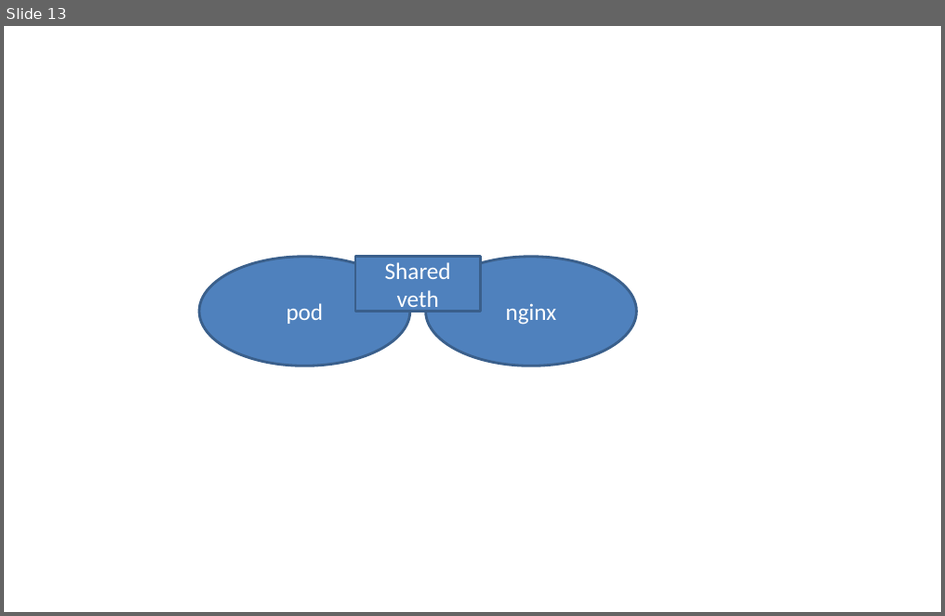
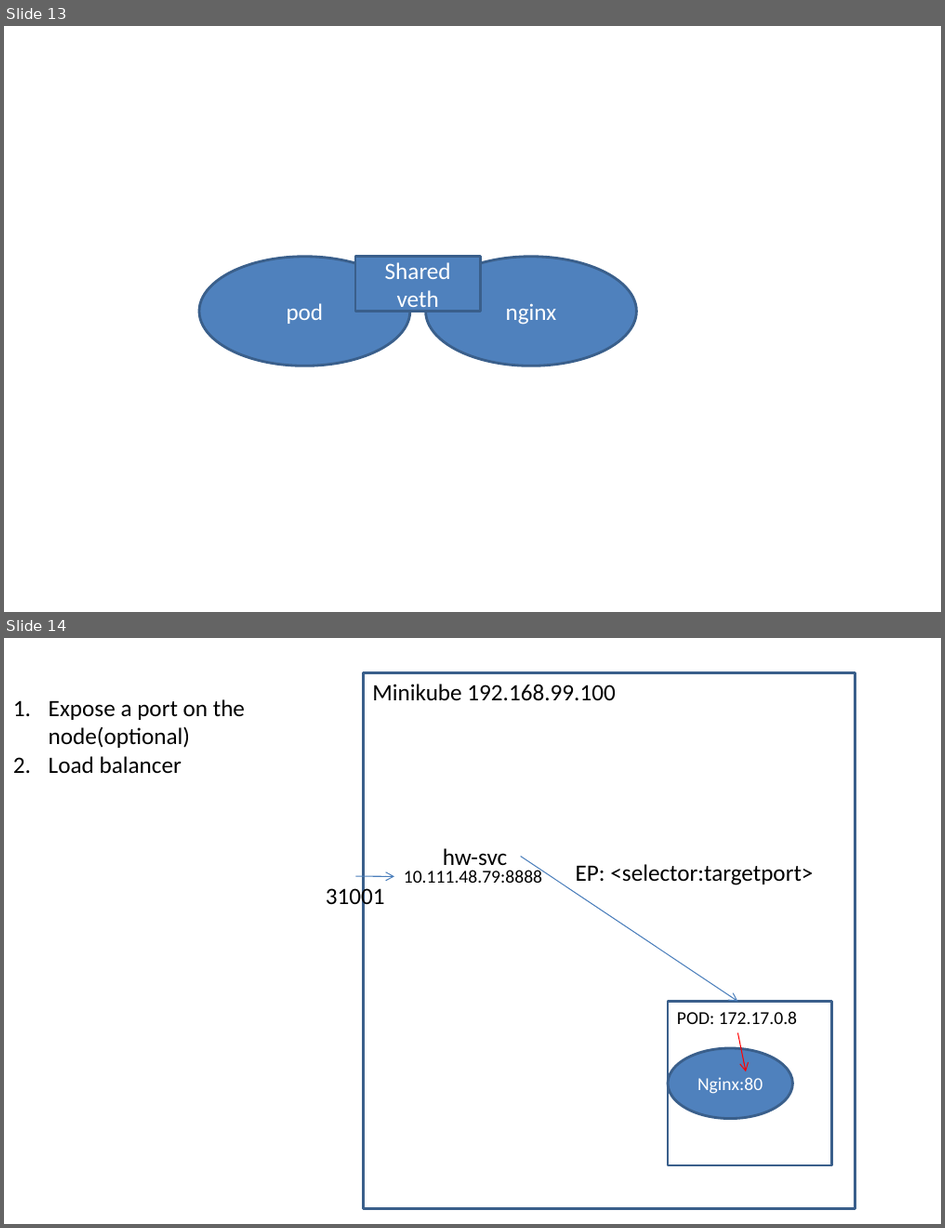
Before and after one commit to AdityaSP/ora-jul15-dock-kube, a slide deck: rough-diag.pptx. Shown one above the other, each under a label of ours: slide 13 before the commit, slides 13 and 14 after it. The pictures are 945x616 and 945x1228 pixels, drawn with LibreOffice and Linux fonts; fonts in the diff are those of the drawing. Boxes give left, top, right and bottom in pixels: in the first picture for what was removed or moved away, otherwise in the second. Text is boxed around its words. In the diff, an @@ line names an element or a change of style, - is before the commit and + after.

```diff
--- a/rough-diag.pptx
+++ b/rough-diag.pptx
@@ slide 14 added at [4,638,941,1224], background #FFFFFF @@
@@ rectangle added at [363,673,855,1209], outline #3A5F8C 2 pt @@
@@ text added at [372,684,615,700], 18 pt, text #000000 @@
+Minikube 192.168.99.100
@@ text added at [49,699,245,773], 18 pt, text #000000 @@
+1. Expose a port on the node(optional)
+2. Load balancer
@@ text added at [443,848,507,870], 18 pt, text #000000 @@
+hw-svc
@@ arrow added from (520, 857) to (738, 1002), #4B7EBC 0.75 pt @@
@@ text added at [326,884,385,910], 18 pt, text #000000 @@
+31001
@@ arrow added from (356, 876) to (395, 876), #4B7EBC 0.75 pt @@
@@ text added at [404,868,542,883], 14 pt, text #000000 @@
+10.111.48.79:8888
@@ text added at [576,864,813,885], 18 pt, text #000000 @@
+EP: <selector:targetport>
@@ rectangle added at [668,1002,832,1166], outline #3A5F8C 2 pt @@
@@ text added at [677,1011,797,1024], 14 pt, text #000000 @@
+POD: 172.17.0.8
@@ ellipse added at [668,1049,793,1119], fill #4F81BD, outline #3A5F8C 2 pt, 14 pt, text #FFFFFF @@
+Nginx:80
@@ arrow added from (738, 1032) to (746, 1071), #FF0000 0.75 pt @@
```
Also in this commit, not shown: 1 other slide added, 1 other file.
